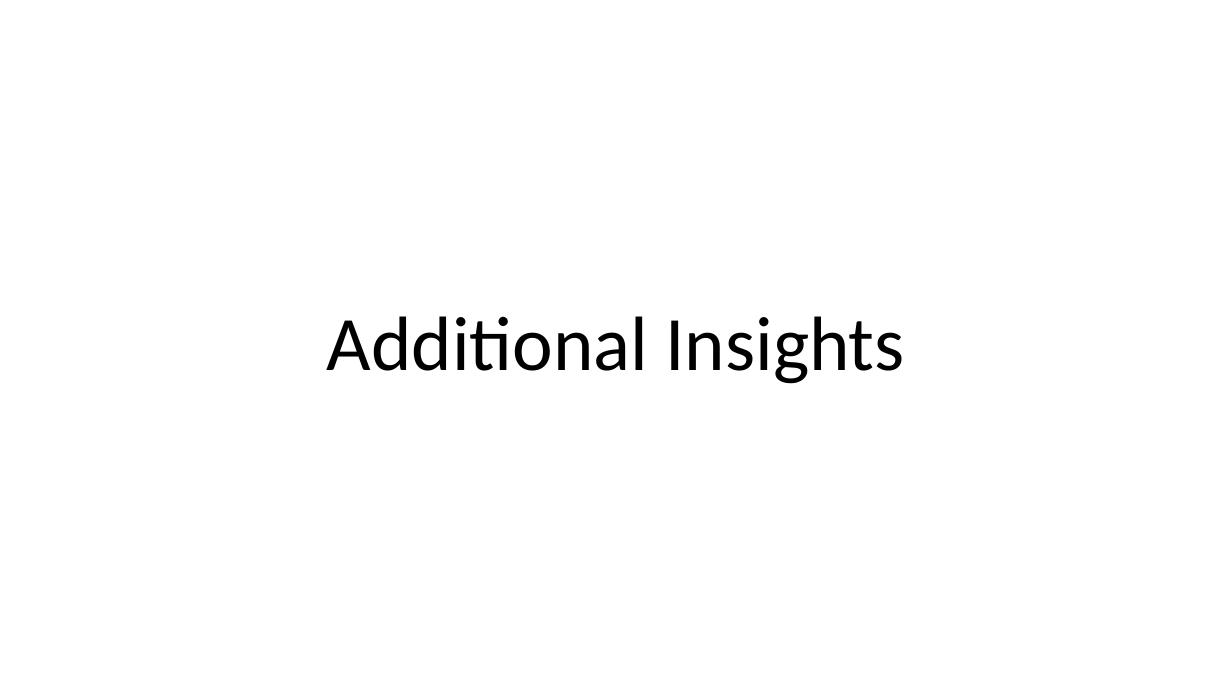
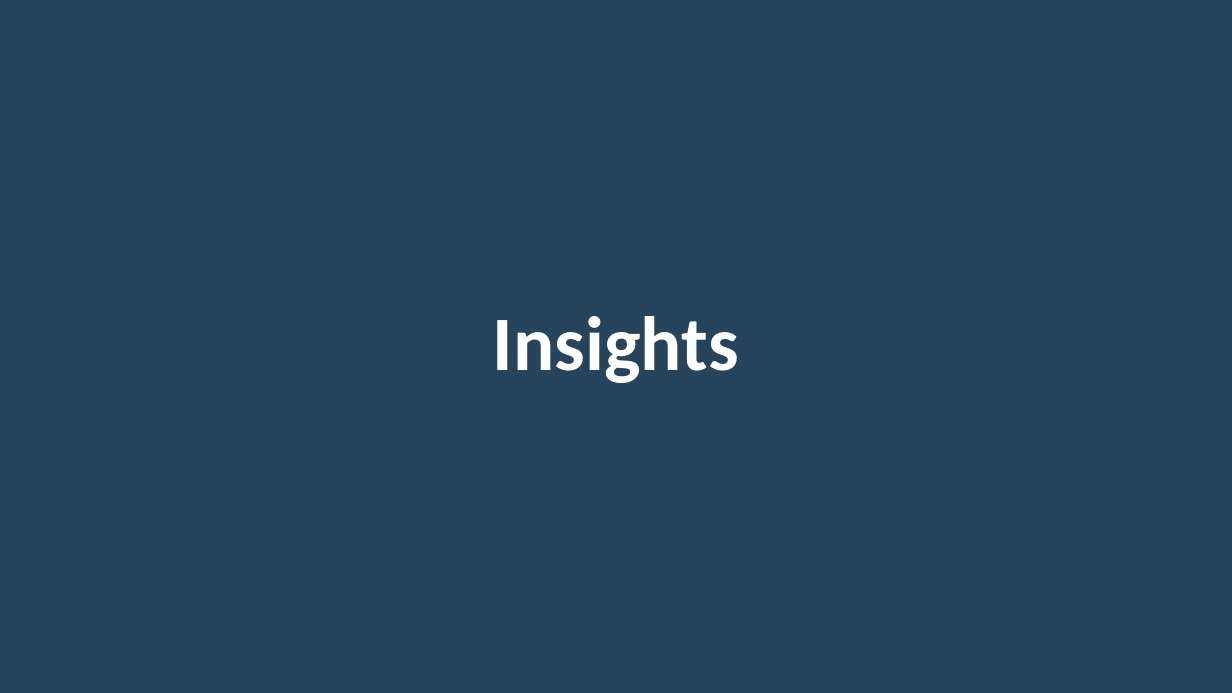
Before and after one commit to jenwhitson/sentencing_project, a slide deck: slide 16 of Presentation.pptx (slide 15 before the commit). Drawn at 1232x693 pixels with LibreOffice and Linux fonts; fonts in the diff are those of the drawing. Boxes give left, top, right and bottom in pixels: in the first picture for what was removed or moved away, otherwise in the second. Text is boxed around its words. In the diff, an @@ line names an element or a change of style, - is before the commit and + after.

```diff
--- a/Presentation.pptx
+++ b/Presentation.pptx
@@ background #FFFFFF to #26455C @@
@@ title at (x1=493, y1=316, x2=739, y2=383): text changed; text colour #000000 to #FFFFFF; bold on @@
-Additional Insights
+Insights
```
Also in this commit, not shown: 13 other slides changed, 1 slide added.
